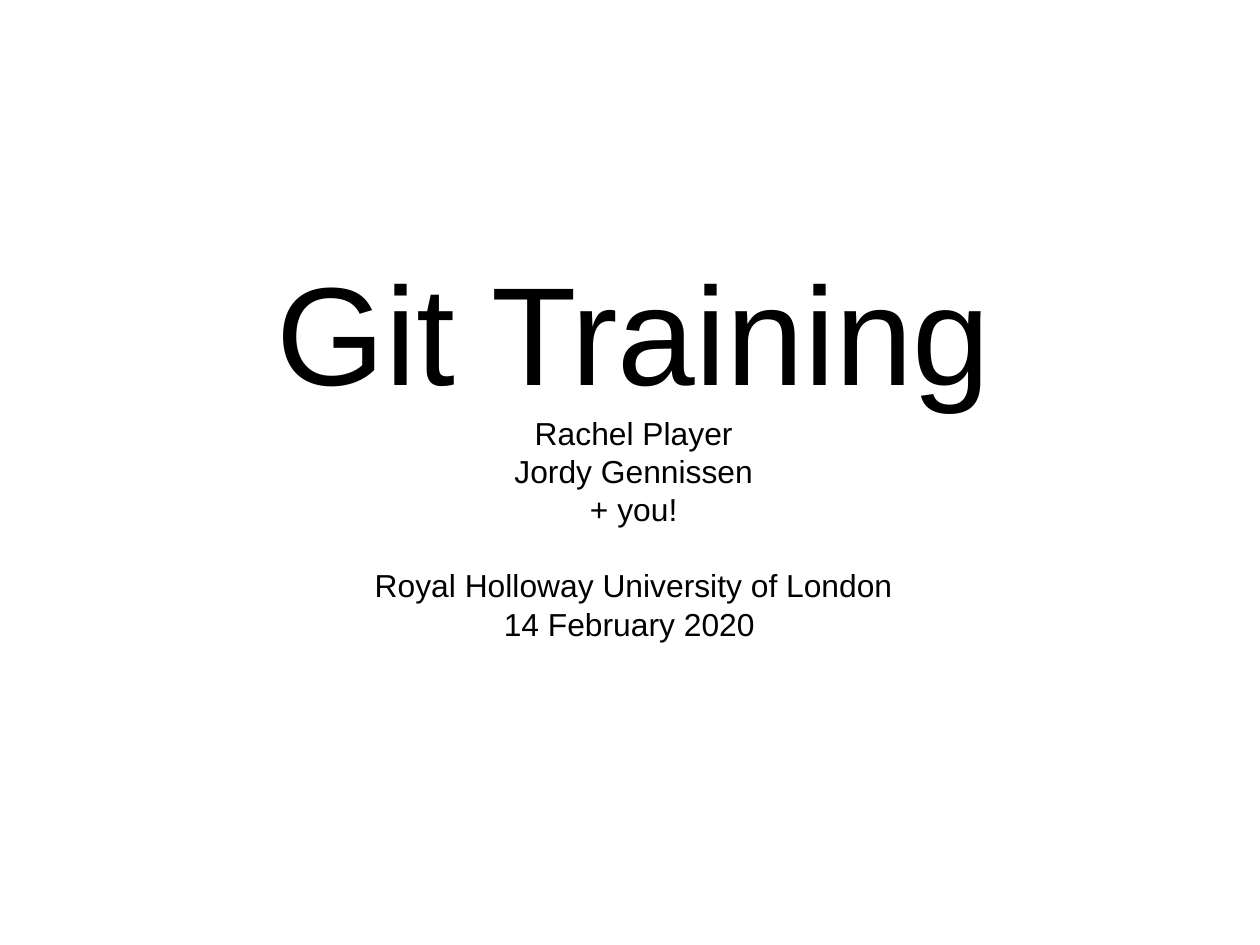
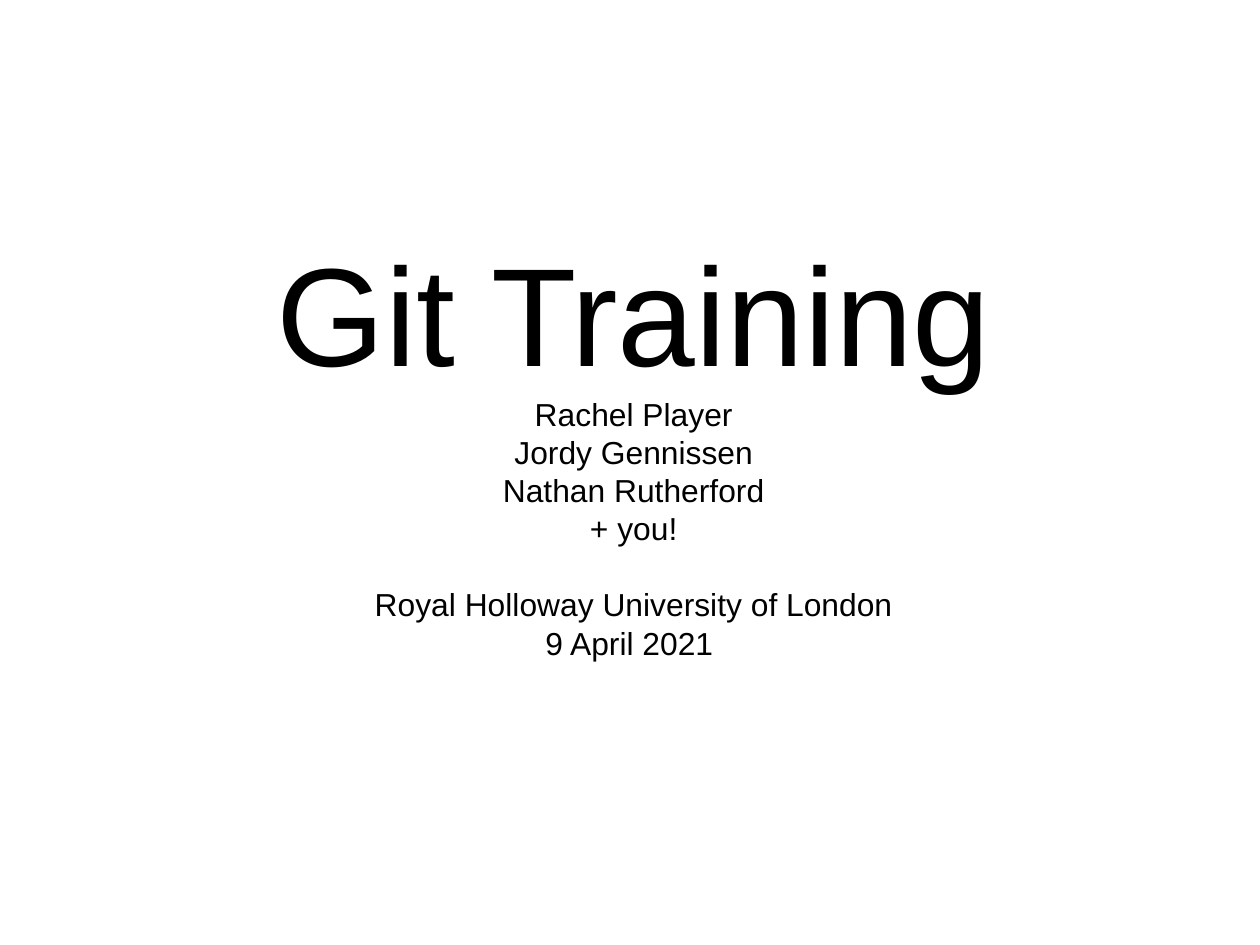
Before and after one commit to rachelplayer/isg-playground, a slide deck: slide 1 of git_workshop.pptx. Drawn at 1260x945 pixels with LibreOffice and Linux fonts; fonts in the diff are those of the drawing. Boxes give left, top, right and bottom in pixels: in the first picture for what was removed or moved away, otherwise in the second. Text is boxed around its words. In the diff, an @@ line names an element or a change of style, - is before the commit and + after.

Commit message:
Mainly changed the terminal side
Also added the other date, Nathans name, git reset&clean, and potentially a few smaller changes.
All in good spirit!

```diff
--- a/git_workshop.pptx
+++ b/git_workshop.pptx
@@ title at box(277, 264, 990, 660): text changed @@
-Git Training
-Rachel Player
-Jordy Gennissen
-+ you!
-Royal Holloway University of London
-14 February 2020
+Git Training
+Rachel Player
+Jordy Gennissen
+Nathan Rutherford
++ you!
+Royal Holloway University of London
+9 April 2021
```
Also in this commit, not shown: 7 other slides changed, 3 slides added, 1 other file.
